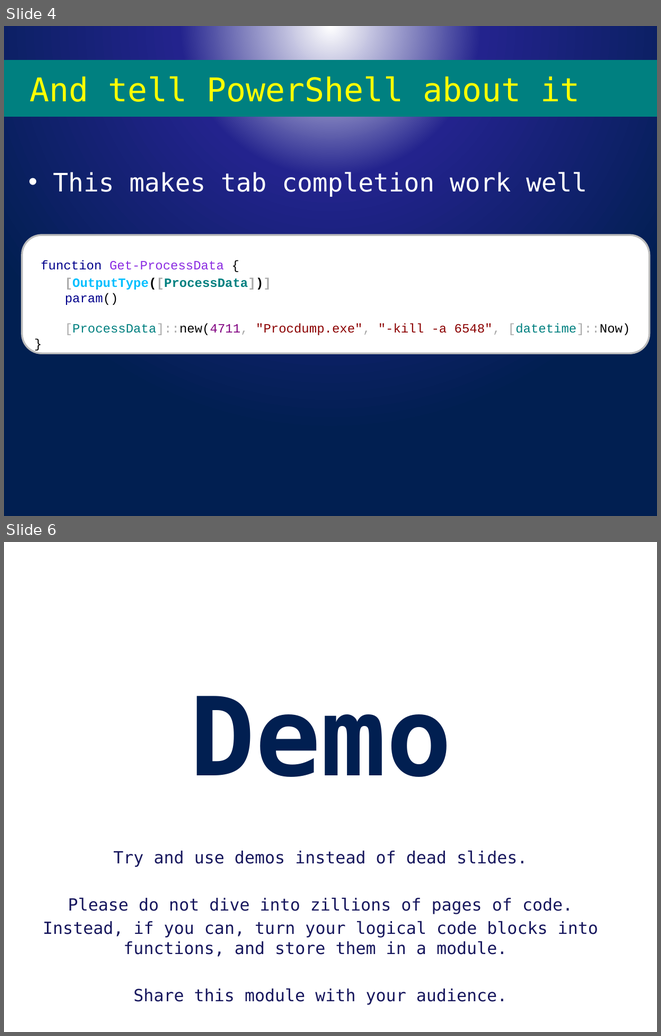
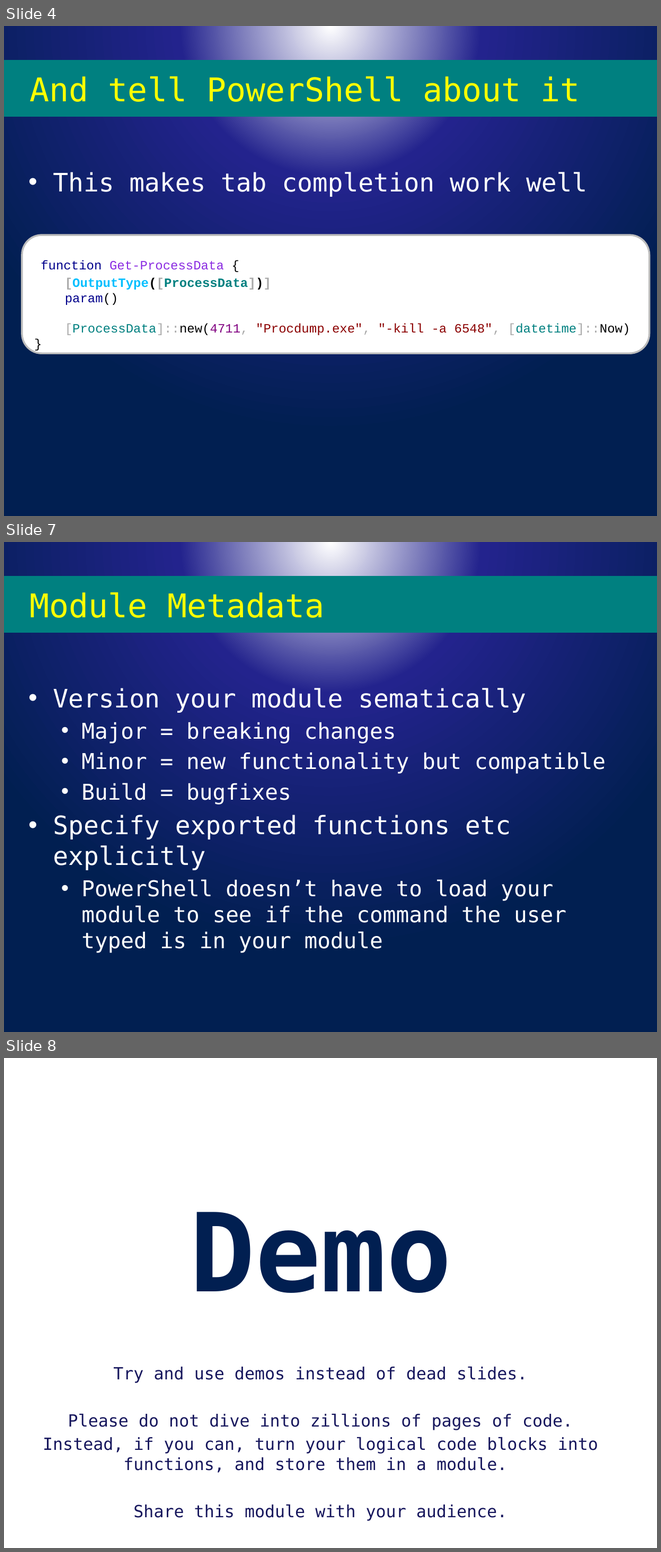
Before and after one commit to powercode/PSConfEU, a slide deck: PSCONFEU_Modules2017.pptx. Shown one above the other, each under a label of ours: slides 4 and 6 before the commit, slides 4, 7 and 8 after it; the slides between them are not shown. The pictures are 661x1036 and 661x1552 pixels, drawn with LibreOffice and Linux fonts; fonts in the diff are those of the drawing; background and template pictures are left out. Boxes give left, top, right and bottom in pixels: in the first picture for what was removed or moved away, otherwise in the second. Text is boxed around its words. In the diff, an @@ line names an element or a change of style, - is before the commit and + after.

```diff
--- a/PSCONFEU_Modules2017.pptx
+++ b/PSCONFEU_Modules2017.pptx
@@ slide 7 added at (4, 542, 657, 1032), background picture (left out) @@
@@ title added at (4, 576, 657, 633), fill #008080, 36 pt, text #FFFF00 @@
+Module Metadata
@@ text added at (53, 688, 606, 953), 24 pt, text #FFFFFF @@
+• Version your module sematically
+  • Major = breaking changes
+  • Minor = new functionality but compatible
+  • Build = bugfixes
+• Specify exported functions etc explicitly
+  • PowerShell doesn’t have to load your module to see if the command the user typed is in your module
@@ what was slide 6 is now slide 8 @@
```
Also in this commit, not shown: 2 slides changed, 1 other slide added, 3 other files.
